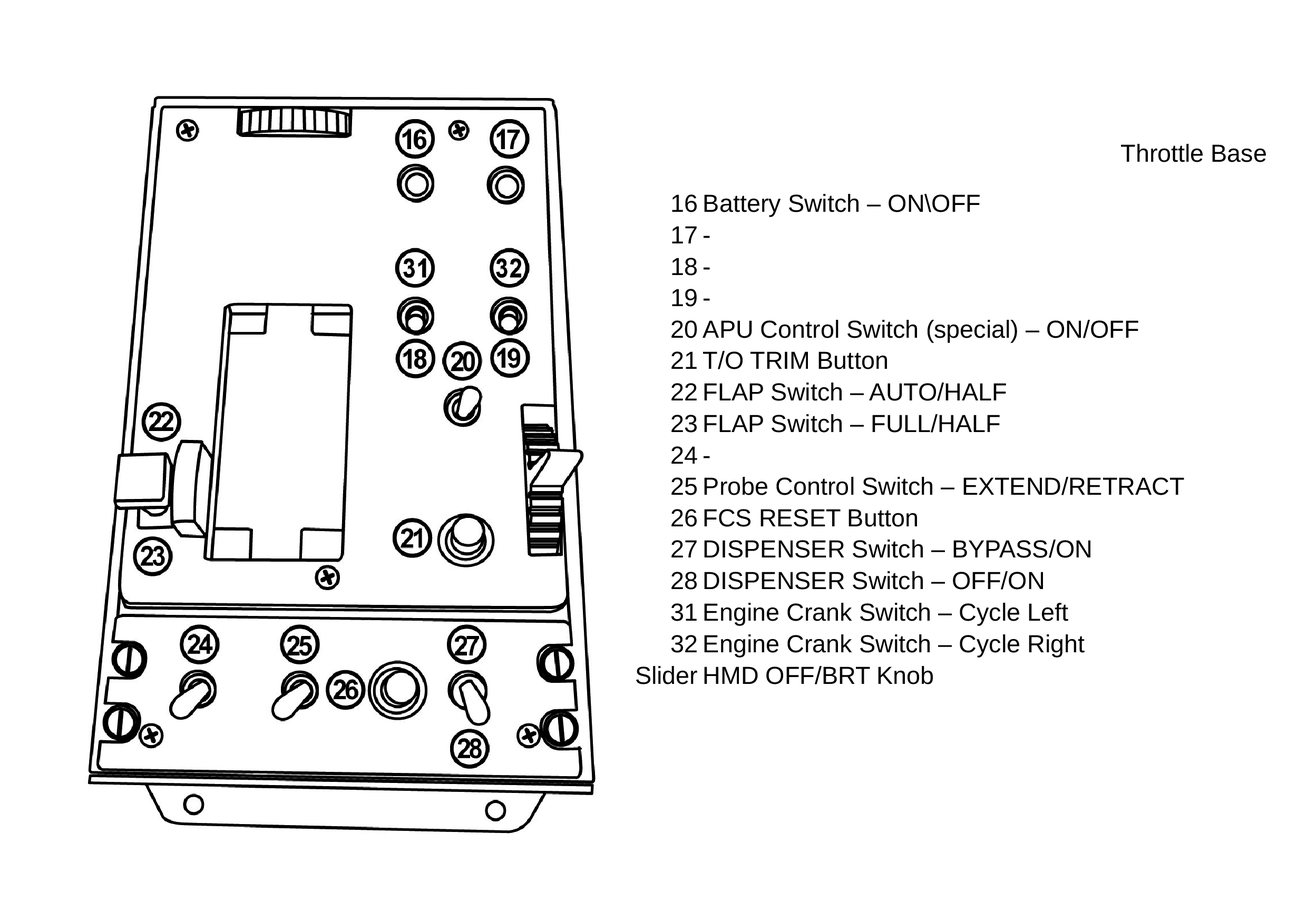
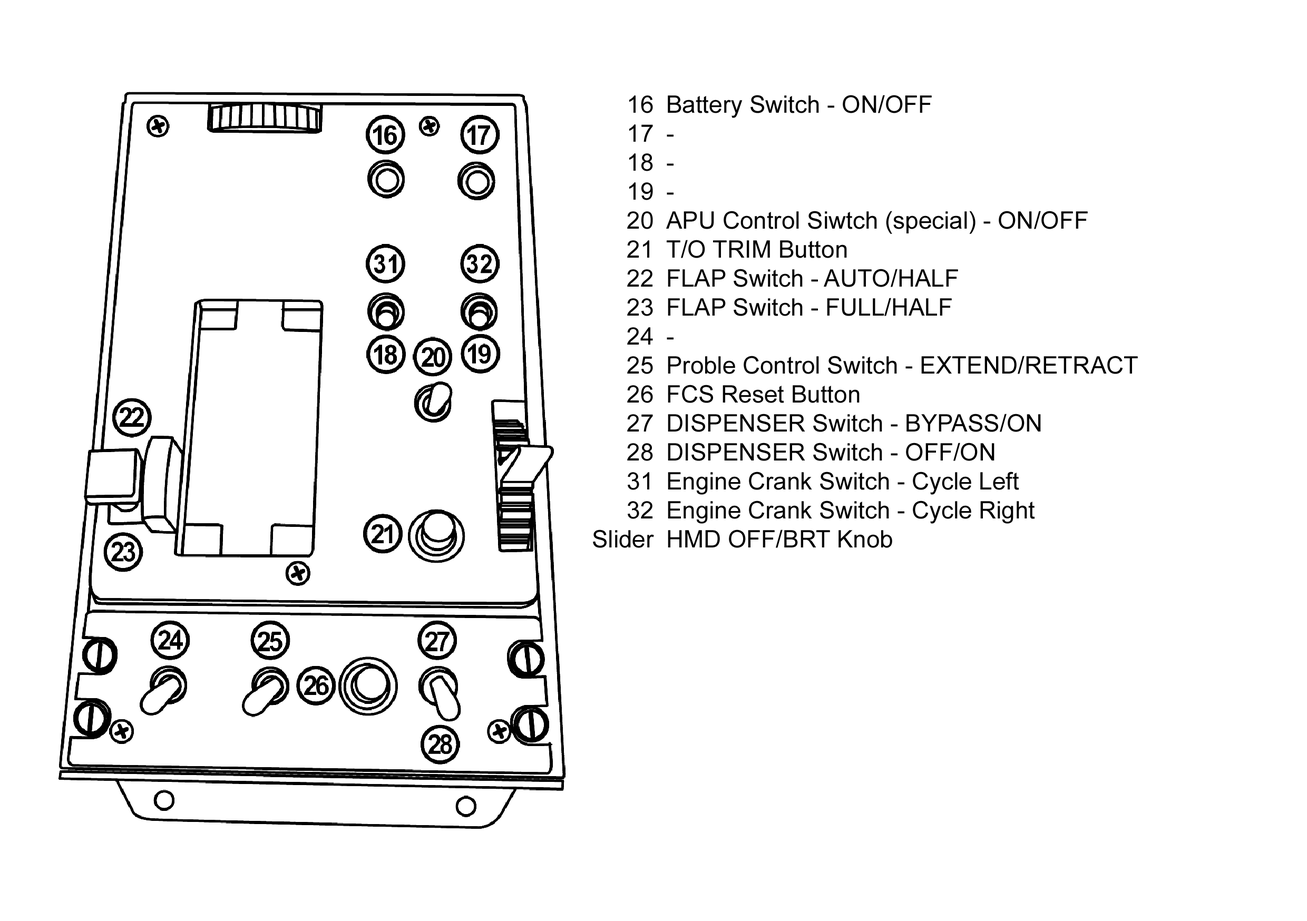
The second w=1307, h=921 image is a revision of the first. Changes to its layers:
removed layer "Warthog mappings" over box(635, 143, 1266, 685)
renamed "Layer 1" to "Warhhog base", painted on it over box(58, 91, 711, 835)
added layer "Button names" above "Button numbers" over box(665, 94, 1138, 548)
added layer "Button numbers" above "Color Fill 1" over box(592, 95, 654, 548)
